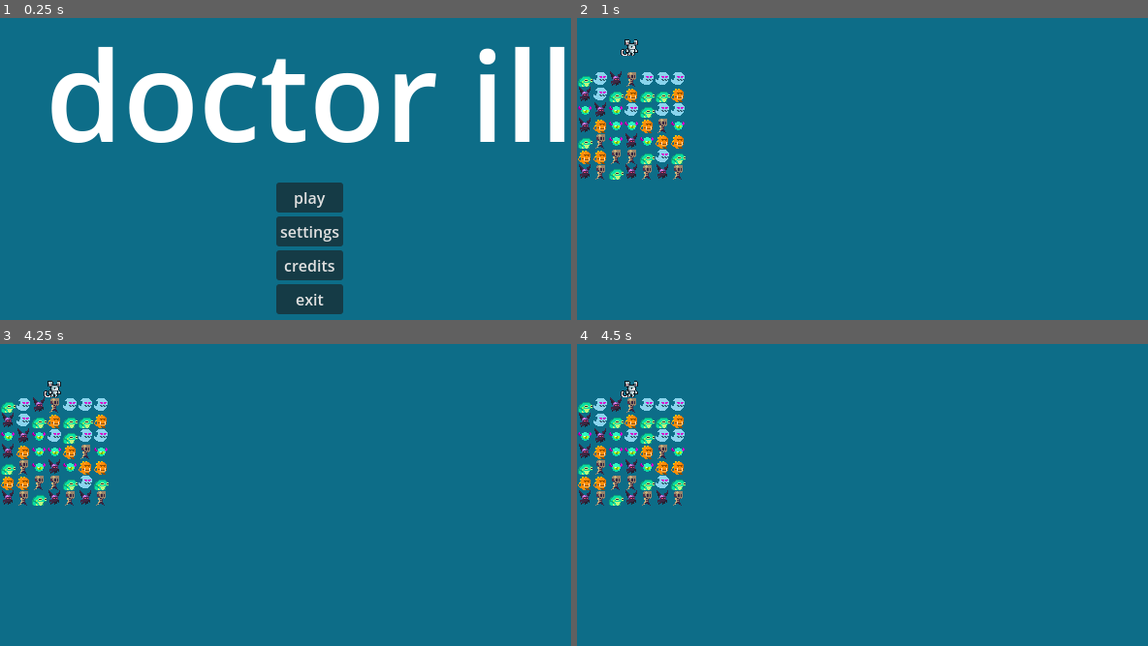
Above: before the commit, frames 1-4 (two rows, left to right).
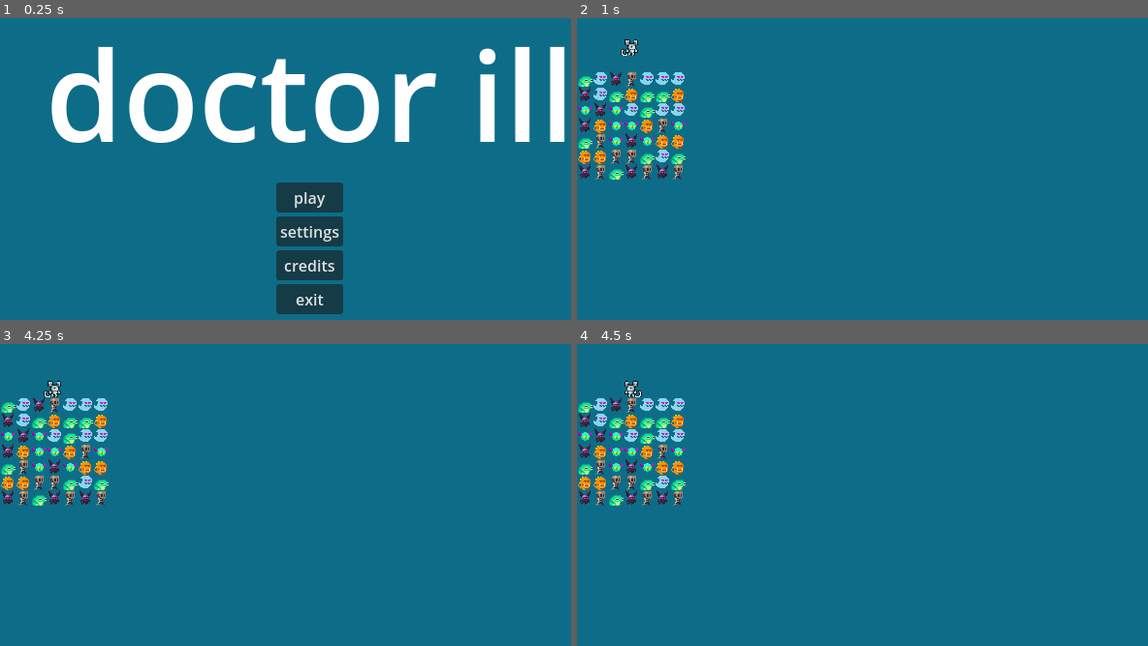
Above: after the commit, the same moments.

Repository: BoatsandJoes/doctor-ill
Game: Godot game, scene res://scenes/main.tscn
Two runs of this game, one before a commit and one after it. Both use one fixed random seed, a clock stepped at 60 frames per second and the inputs below. Sound files missing from this copy of the repository are replaced by a short silence.
Inputs:
- Up to frame 1 (0.25 s): no input
- Up to frame 2 (1 s): click "play" at 0.5 s
- Up to frame 3 (4.25 s): hold Right (right) 1.28-2.03 s; hold Keypad 7 (accept) 1.28-2.03 s; tap Enter at 2 s; hold Down (down) 2.03-2.78 s; tap Keypad 9 (cycle) at 2.1 s; tap Keypad 7 (accept) at 2.75, 3.5 s; hold Right (right) 2.78-3.53 s; hold Space (kick) 2.78-3.53 s; hold Up (up) from 3.53 s (still down); tap Keypad 4 (pick_up_one) at 3.6 s
- Up to frame 4 (4.5 s): tap Keypad 7 (accept) at 4.25 s; release Up (up) at 4.28 s; hold Left (left) from 4.28 s (still down); hold Keypad 5 (pick_up_stack) from 4.28 s (still down)

Frames 1-3 are identical in both runs. In frame 4, less than 0.1% of the frame differs, in the area x 7-12%, y 12-18%.

Commit message:
Begin player state handling. Turn around functional.

Diff:
--- a/scenes/gameObjects/board.gd
+++ b/scenes/gameObjects/board.gd
@@ -66,18 +66,67 @@
 		piece.gridIndex = toIndex
 		updateVisualPosition(toIndex)
 
-func fall(piece: Piece, pieceIndex: int, belowIndex: int):
-	if piece.fastFall:
-		piece.fallingCounter = piece.defaultFastFallCounter
-	else:
-		piece.fallingCounter = piece.defaultFallingCounter
-	move(piece, belowIndex)
-	#make stack above fall, if piece is in stack
-	if(pieceIndex - currentParams[&"width"] >= 0 && board[pieceIndex - currentParams[&"width"]] != null):
-		fall(board[pieceIndex - currentParams[&"width"]], pieceIndex - currentParams[&"width"], pieceIndex)
+func fall(piece: Piece, pieceIndex: int, belowIndex: int, isFast: bool):
+	# Player never falls fast.
+	if !isFast || !(piece is Player):
+		if piece.fastFall:
+			piece.fallingCounter = piece.defaultFastFallCounter
+		else:
+			piece.fallingCounter = piece.defaultFallingCounter
+		move(piece, belowIndex)
+		#make stack above fall, if piece is in stack
+		if(pieceIndex - currentParams[&"width"] >= 0 && board[pieceIndex - currentParams[&"width"]] != null):
+			fall(board[pieceIndex - currentParams[&"width"]], pieceIndex - currentParams[&"width"],
+			pieceIndex, isFast)
 
 func handle_direction(player: Player, direction: Vector2i):
-	pass #todo
+	if player.state == player.stateType.IDLE:
+		#holding left or right
+		if direction.x != 0:
+			#holding backward
+			if player.facing != direction.x:
+				#turn around
+				player.state = player.stateType.TURNING
+				player.stateCountdown = player.defaultTurnaroundCounter
+			#tile above is empty and we're holding into wall
+			elif (player.gridIndex - currentParams[&"width"] >= 0
+			&& board[player.gridIndex - currentParams[&"width"]] == null
+			&& ((direction.x == -1 && (player.gridIndex % currentParams[&"width"] == 0
+			|| board[player.gridIndex - 1] != null))
+			|| (direction.x == 1
+			&& ((player.gridIndex + 1) % currentParams[&"width"] == 0
+			|| board[player.gridIndex + 1] != null)))):
+				#todo climb
+				pass
+			# todo holding forward into empty space
+			if false:
+				#todo walk
+				pass
+		# holding up
+		elif direction.y == -1:
+			#not on ceiling
+			if player.gridIndex - currentParams[&"width"] >= 0:
+				# no block above
+				if board[player.gridIndex - currentParams[&"width"]] == null:
+					# climb
+					#todo check facing
+					# todo check what's in front
+					# todo check what's behind
+					pass
+				else:
+					# todo leap to top of stack
+					pass
+	elif player.state == player.stateType.CLIMBING:
+		pass # todo
+
+func handle_player_state(player: Player, delta: float):
+	if player.state == player.stateType.TURNING:
+		if player.stateCountdown == player.defaultTurnaroundCounter:
+			player.turn_around()
+	player.stateCountdown = player.stateCountdown - delta
+	if player.stateCountdown <= 0:
+		player.stateCountdown = 0
+		player.state = player.stateType.IDLE
 
 func run_up(player: Player):
 	pass
@@ -91,7 +140,7 @@
 			if belowIndex < board.size() && board[belowIndex] == null:
 				piece.fallingCounter = piece.fallingCounter - delta
 				if piece.fallingCounter <= 0:
-					fall(piece, i, belowIndex)
+					fall(piece, i, belowIndex, piece.fastFall)
 			else:
 				piece.fallingCounter = piece.defaultFallingCounter
 				piece.fastFall = false
@@ -107,3 +156,4 @@
 			if Input.is_action_pressed("down"):
 				directionPressed = directionPressed + Vector2i(0,1)
 			handle_direction(piece, directionPressed)
+			handle_player_state(piece, delta)
--- a/scenes/gameObjects/player.gd
+++ b/scenes/gameObjects/player.gd
@@ -1,20 +1,24 @@
 extends Piece
 class_name Player
 
+enum stateType {IDLE, WALKING, TURNING, GRABBING, CLIMBING}
+var state = stateType.IDLE
 var facing: int = 1 # 1 == right, -1 == left
-var directionPressed: Vector2i = Vector2i(0,0)
 var defaultTurnaroundCounter: float = 0.15
-var turnaroundCounter: float = defaultTurnaroundCounter
 var defaultWalkCounter: float = 0.2
-var walkCounter: float = defaultWalkCounter
-const defaultPosition: Vector2i = Vector2i(0,0)
+var defaultPickupCounter: float = 0.06
+var stateCountdown: float = 0
 var bufferedPickUpOne: bool = false
 var bufferedPickUpStack: bool = false
 var bufferedCycle: bool = false
 var bufferedKick: bool = false
 
 func _ready() -> void:
-	$Sprite2D.position = defaultPosition
+	pass
+
+func turn_around():
+	$Sprite2D.scale = $Sprite2D.scale * Vector2(-1, 1)
+	facing = facing * -1
 
 func _input(event: InputEvent) -> void:
 	if(event.is_action_pressed("pick_up_one")):
